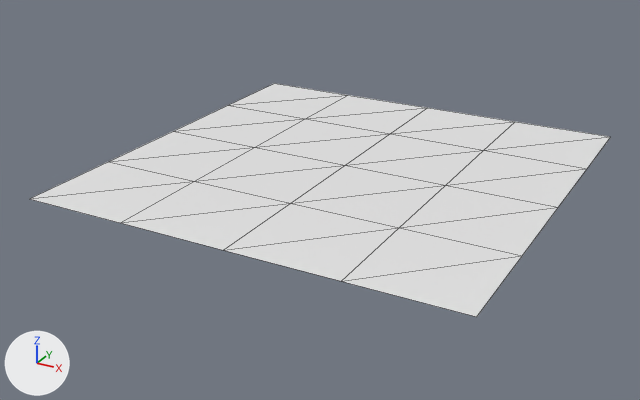
Two versions of the OBJ model examples/assets/models/plane.obj, one commit apart.
One viewpoint serves both versions: a camera (50 mm lens) standing at (17.6, -34.4, 15.2) and looking at (-0.7, -1.1, -1.5). Every picture has the same lights, and +X, +Y and +Z are marked at lower left. Mesh edges are drawn as thin lines. Where no turn or scale is listed for an object, it has been applied to the vertices.
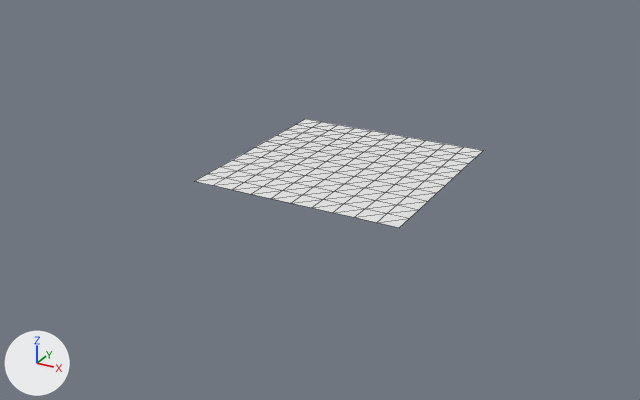
Where the change shows, as pixel boxes [x1, y1, x2, y2] in the pictures (640 x 400 px):
'plane', reshaped (50% narrower, 53% shorter): before [30, 83, 610, 317]; after [195, 119, 483, 228]

Edits to the bpy script that builds the scene:
```text
Add mat_default_material:
    mat_default_material = principled_material('Default-Material')
    mat_default_material.base_color = (0.8, 0.8, 0.8)  # white #e7e7e7
    mat_default_material.roughness = 1.0
Change me_plane:
    used by ob_plane; location = (0.0, 0.0, 0.0)
    remove me_plane.from_pydata(...)  # 25 vertices, 32 faces; spans x -10.0..10.0, y -10.0..10.0, z 0.0
    add me_plane.from_pydata(...)  # 121 vertices, 200 faces; spans x -5.0..5.0, y -5.0..5.0, z 0.0
    me_plane part 1
    16 vertices are removed from x -10.0..10.0, y -10.0..10.0, z 0.0
    32 faces are deleted
    6 new vertices lie (1.0, 0.0, 0.0) away from vertices in x -5.0..0.0, y -5.0..5.0, z 0.0
    10 new vertices lie (0.0, 1.0, 0.0) away from vertices in x -5.0..5.0, y -5.0..0.0, z 0.0
    12 new vertices lie (-1.0, -1.0, 0.0) away from vertices in x -4.0..5.0, y -4.0..5.0, z 0.0
    16 new vertices lie (1.0, 0.0, 0.0) away from vertices in x -5.0..4.0, y -5.0..5.0, z 0.0
    20 new vertices lie (0.0, 1.0, 0.0) away from vertices in x -5.0..5.0, y -5.0..4.0, z 0.0
    20 new vertices lie (-1.0, -1.0, 0.0) away from vertices in x -4.0..5.0, y -4.0..5.0, z 0.0
    20 new vertices lie (0.0, 1.0, 0.0) away from vertices in x -4.0..5.0, y -5.0..4.0, z 0.0
    8 new vertices lie (1.0, 1.0, 0.0) away from vertices in x -4.0..2.0, y -4.0..3.0, z 0.0
    200 new faces join them
    add me_plane.materials.append(mat_default_material)  # white #e7e7e7
```
